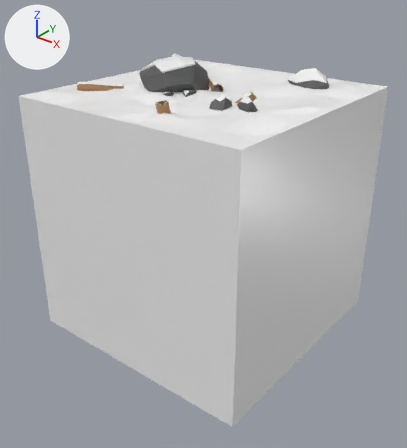
The Blender file features/ForestChunkBlender/ForestChunk.blend as it was, and as the next commit left it.
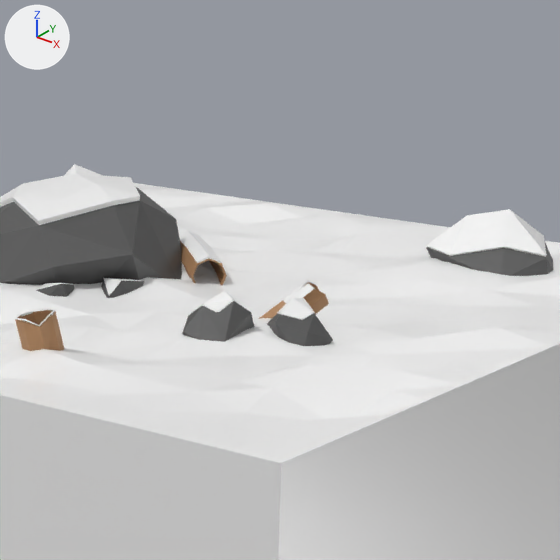
Each version appears first whole from a camera (50 mm lens) standing at (10.61, -13.56, 7.85) and looking at (0.23, -0.58, -0.19), and next in a close-up on the part from 37% to 81% of the width and 0% to 40% of the height. Lighting does not change. The marker at upper left points along +X, +Y and +Z.

Script lines for the objects in view, before the commit:
```python
me_cube_001 = bpy.data.meshes.new('Cube.001')
me_cube_001.from_pydata(...)  # 293 vertices, 261 faces; spans x -1.0..1.0, y -1.0..1.0, z -1.0..1.04
me_cube_001.materials.append(mat_snow)  # white #f3f3f3
me_cylinder_005 = bpy.data.meshes.new('Cylinder.005')
me_cylinder_005.from_pydata(...)  # 30 vertices, 20 faces; spans x -0.88..0.91, y -1.08..-0.5, z -3.85..4.19
me_cylinder_005.materials.append(mat_snow)  # white #f3f3f3
me_icosphere_002 = bpy.data.meshes.new('Icosphere.002')
me_icosphere_002.from_pydata(...)  # 15 vertices, 26 faces; spans x -0.87..0.96, y -1.25..0.89, z -1.15..1.17
me_icosphere_002.materials.append(mat_rock)  # dark grey #525252
ob_fallenlog_004 = bpy.data.objects.new('FallenLog.004', me_cylinder_005)
ob_fallenlog_004.location = (-0.22, 0.53, 4.09)
ob_fallenlog_004.rotation_euler = (1.571, 0.0, 0.769)  # degrees (90, 0, 44)
ob_fallenlog_004.scale = (-0.173, -0.173, -0.173)
ob_ground = bpy.data.objects.new('Ground', me_cube_001)
ob_ground.location = (0.0, 0.0, 0.0)
ob_ground.scale = (4.0, 4.0, 4.0)
ob_rock3 = bpy.data.objects.new('Rock3', me_icosphere_002)
ob_rock3.location = (2.15, -1.18, 4.05)
ob_rock3.rotation_euler = (5.908, -1.156, 6.372)  # degrees (339, -66, 5)
ob_rock3.scale = (-0.277, -0.277, -0.277)
# also in view: 'FallenLog.001' at (1.68, -0.96, 3.96); 'FallenLog.007' at (0.82, -2.88, 3.66); 'Rock2.002' at (2.08, 2.49, 4.37); 'Rock2' at (2.12, 2.53, 3.94); 'Rock4' at (-1.09, -0.34, 4.0)
```
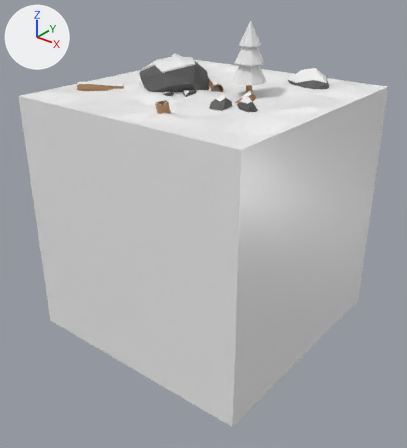
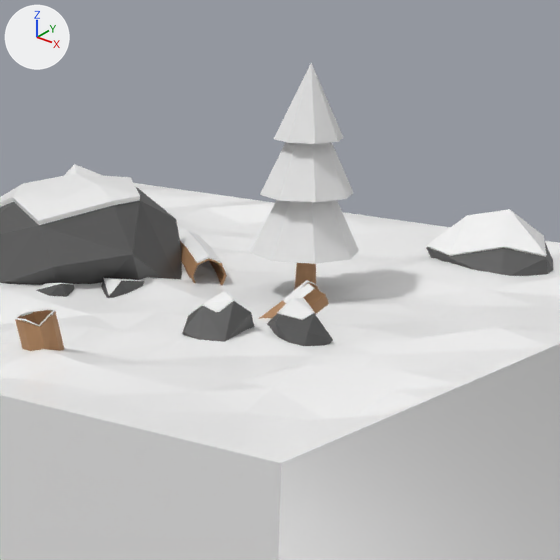
Commit message: a tree!

The edits, one by one:
Mesh me_cone_001 is new.
It is an 8-sided cone pointing to +z spanning x -0.33..0.33, y -0.33..0.33, z -0.335..0.335.
Mesh me_cylinder is new.
It has 64 vertices, 34 faces and spans x -1.0..1.0, y -1.0..1.0, z -1.0..1.0.
It uses material mat_material_010 (brown #ae835b).
Object 'Cone.002' (ob_cone_002) is new; it shows a copy of me_cone_001.
Its parent is ob_cone.
Its matrix parent inverse is Matrix(((1.0, 0.0, 0.0, -0.0133), (0.0, 1.0, 0.0, -2.2), (0.0, 0.0, 1.0, -5.653), (0.0, 0.0, 0.0, 1.0))).
Its location is (0.0133, 2.2, 4.81).
Its scale is (1.6, 1.6, 1.6).
Object 'Cone' (ob_cone) is new; it shows me_cone_001.
Its location is (1.14, 0.42, 5.74).
Object 'Cone.001' (ob_cone_001) is new; it shows a copy of me_cone_001.
Its parent is ob_cone.
Its matrix parent inverse is Matrix(((1.0, 0.0, 0.0, -0.0133), (0.0, 1.0, 0.0, -2.2), (0.0, 0.0, 1.0, -5.653), (0.0, 0.0, 0.0, 1.0))).
Its location is (0.0133, 2.2, 5.271).
Its scale is (1.36, 1.36, 1.36).
Object 'TreeTrunk' (ob_treetrunk) is new; it shows me_cylinder.
Its parent is ob_cone.
Its matrix parent inverse is Matrix(((1.0, 0.0, 0.0, -0.0133), (0.0, 1.0, 0.0, -2.2), (0.0, 0.0, 1.0, -5.653), (0.0, 0.0, 0.0, 1.0))).
Its location is (0.0261, 2.216, 4.808).
Its scale is (-0.107, -0.107, -0.927).

Changed parts and their boxes (x1, y1, x2, y2) in the close-ups (560 x 560 px):
'Cone.002', added: after (250, 200, 359, 264)
'Cone.001', added: after (260, 142, 353, 202)
'Cone', added: after (274, 63, 343, 144)
'TreeTrunk', added (brown): after (294, 263, 316, 290)
